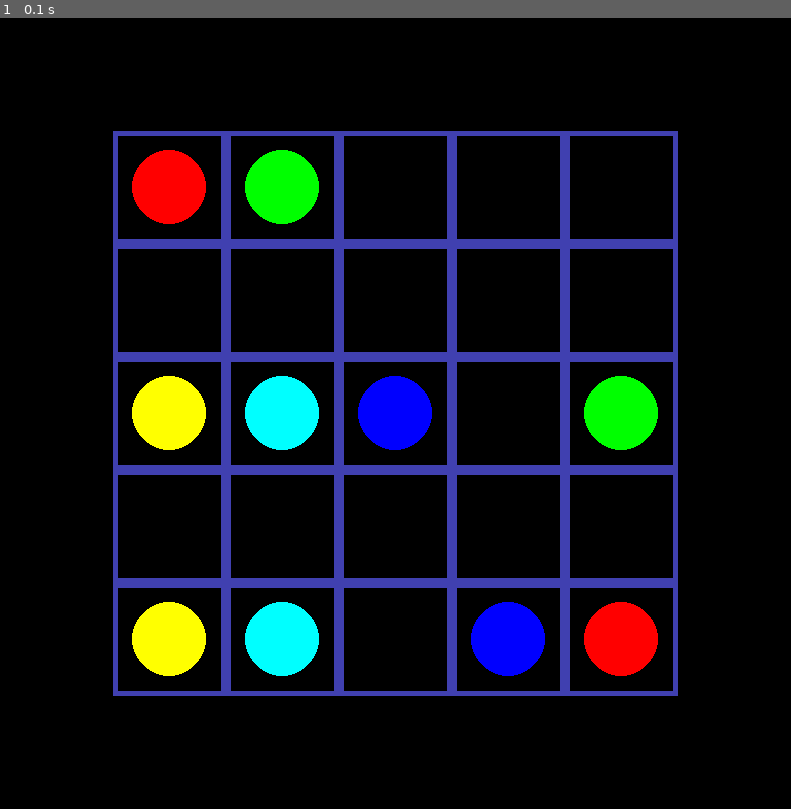
Above: before the commit, frame 1.
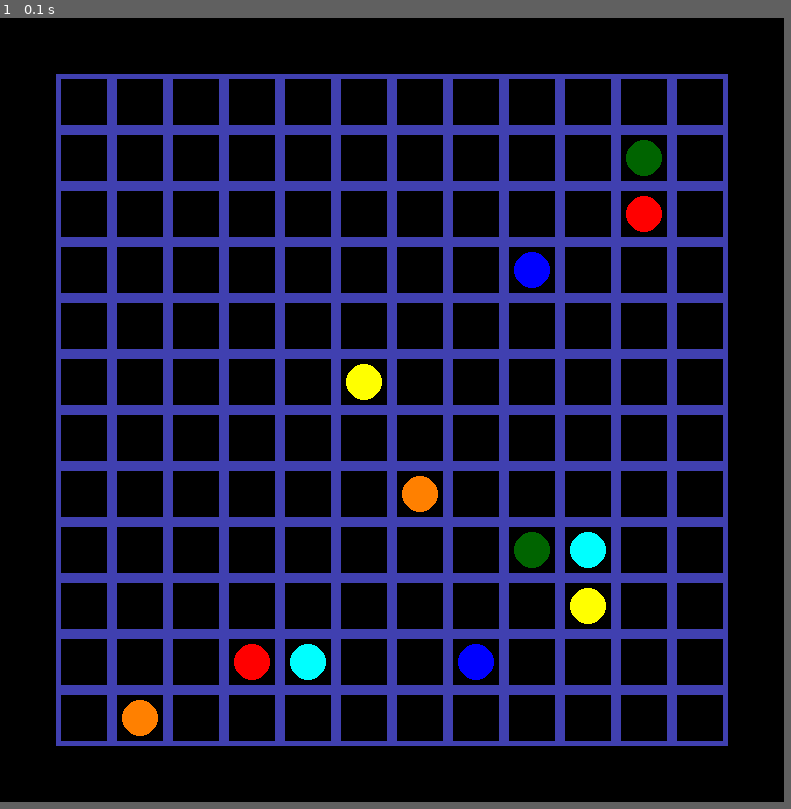
Above: after the commit, the same moment.

Repository: edvinalestig/flow-pygame
Game: pygame game, started from main.py
Same seed, same stepped clock (60 frames per second), same inputs: the game is played once before the commit and once after it.
Inputs:
- Up to frame 1 (0.1 s): no input
In our replay, the window is 791x791 before the commit and 784x784 after it. These sizes can differ from the game's own. Grey fills any space a smaller window leaves; there, only what the larger window draws over its background counts as a difference.

The runs differ from the first frame. In frame 1, 26% of the frame differs, in the area x 7-93%, y 7-93%.

Commit message:
Added support for choosing level & privatised functions

Diff:
--- a/levels.py
+++ b/levels.py
@@ -1,48 +1,18 @@
 import random, json, math
 import pygame
 
-def getLevel():
-    red = (255, 0, 0)
-    green = (0, 255, 0)
-    blue = (0, 0, 255)
-    yellow = (255, 255, 0)
-    magenta = (255, 0, 255)
-    cyan = (0, 255, 255)
-    white = (255, 255, 255)
-    grey = (127, 127, 127)
-    orange = (255, 128, 0)
-    darkGreen = (0, 100, 0)
-    purple = (128, 0, 128)
-    darkRed = (139, 0, 0)
-
-    # [colour, start tile, end tile]
-    points1 = [[red, 0, 24], [green, 1, 14], [blue, 12, 23], [yellow, 10, 20], [cyan, 11, 21]]
-    level1 = Level(points1, 5, 5)
-
-    points2 = [[yellow, 3, 96], [red, 4, 43], [purple, 6, 97], [grey, 13, 68], [orange, 31, 58], [blue, 32, 40], [darkGreen, 33, 66], [white, 42, 59], [magenta, 52, 88], [darkRed, 60, 87], [cyan, 67, 65]]
-    level2 = Level(points2, 9, 11)
-
-    points3 = [(darkGreen, 22, 104), (red, 34, 123), (blue, 44, 127), (yellow, 65, 117), (orange, 90, 133), (cyan, 105, 124)]
-    level3 = Level(points3, 12, 12)
-
-
-    levels = [level1, level2, level3]
-    level = random.randint(0, len(levels)-1)
-    return levels[level]
-
-
 class Level():
     def __init__(self, points, width, height):
-        self.length = self.getSideLength(width, height)
+        self.length = self.__getSideLength(width, height)
         self.screenSize = self.length * (width+2), self.length * (height+2)
         self.width = width
         self.height = height
 
-        self.statics = self.createStatics(points)
-        self.rectangles, self.centrePoints = self.createTiles(self.length, width, height)
+        self.statics = self.__createStatics(points)
+        self.rectangles, self.centrePoints = self.__createTiles(self.length, width, height)
 
 
-    def getSideLength(self, width, height):
+    def __getSideLength(self, width, height):
         with open("config.txt") as f:
             config = json.loads(f.read())
 
@@ -60,7 +30,7 @@
         return sideLength
 
 
-    def createStatics(self, points):
+    def __createStatics(self, points):
         statics = []
         for array in points:
             colour = array[0]
@@ -72,7 +42,7 @@
         return statics
 
 
-    def createTiles(self, length, width, height):
+    def __createTiles(self, length, width, height):
         rectangles = []
         centrePoints = []
 
@@ -96,3 +66,36 @@
             y += length
 
         return rectangles, centrePoints
+
+
+red = (255, 0, 0)
+green = (0, 255, 0)
+blue = (0, 0, 255)
+yellow = (255, 255, 0)
+magenta = (255, 0, 255)
+cyan = (0, 255, 255)
+white = (255, 255, 255)
+grey = (127, 127, 127)
+orange = (255, 128, 0)
+darkGreen = (0, 100, 0)
+purple = (128, 0, 128)
+darkRed = (139, 0, 0)
+
+# [colour, start tile, end tile]
+points1 = [[red, 0, 24], [green, 1, 14], [blue, 12, 23], [yellow, 10, 20], [cyan, 11, 21]]
+level1 = Level(points1, 5, 5)
+
+points2 = [[yellow, 3, 96], [red, 4, 43], [purple, 6, 97], [grey, 13, 68], [orange, 31, 58], [blue, 32, 40], [darkGreen, 33, 66], [white, 42, 59], [magenta, 52, 88], [darkRed, 60, 87], [cyan, 67, 65]]
+level2 = Level(points2, 9, 11)
+
+points3 = [(darkGreen, 22, 104), (red, 34, 123), (blue, 44, 127), (yellow, 65, 117), (orange, 90, 133), (cyan, 105, 124)]
+level3 = Level(points3, 12, 12)
+
+levels = [level1, level2, level3]
+
+def getRandomLevel():
+    level = random.randint(0, len(levels)-1)
+    return levels[level]
+
+def getLevel(number):
+    return levels[number]
--- a/main.py
+++ b/main.py
@@ -7,7 +7,8 @@
         self.dev = dev
 
         # Game data
-        self.level = levels.getLevel()
+        self.level = levels.getRandomLevel()
+        # self.level = levels.level1
         self.connections = []
 
         # Initialise classes
